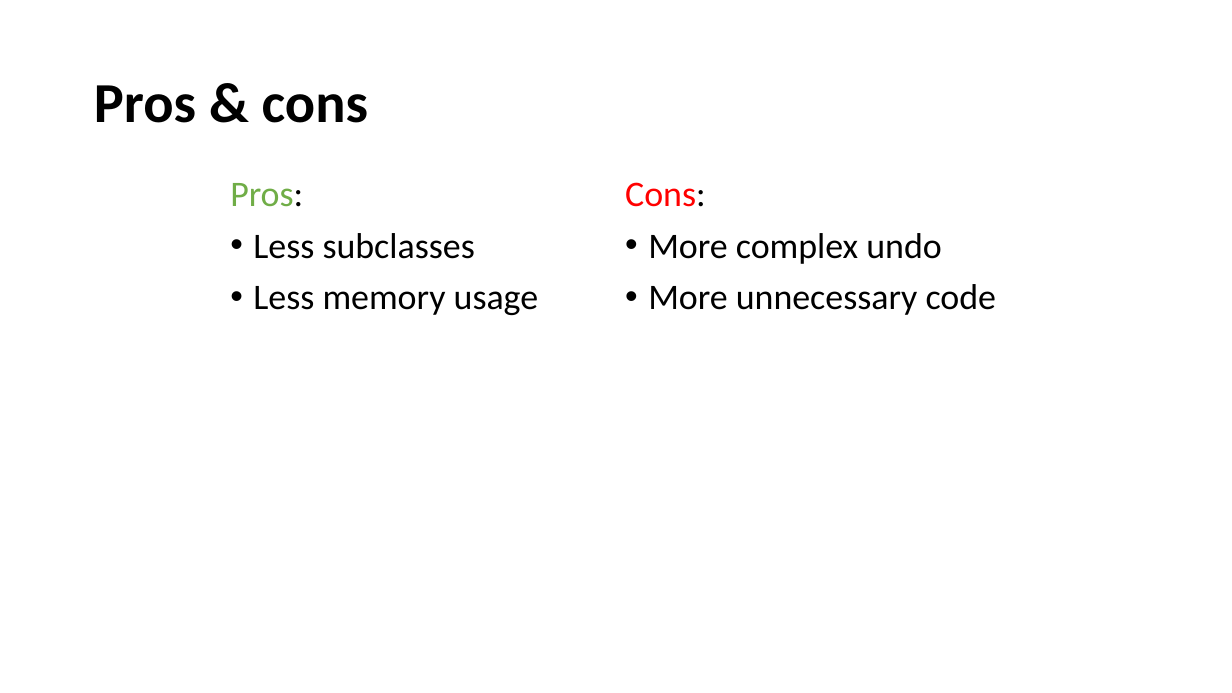
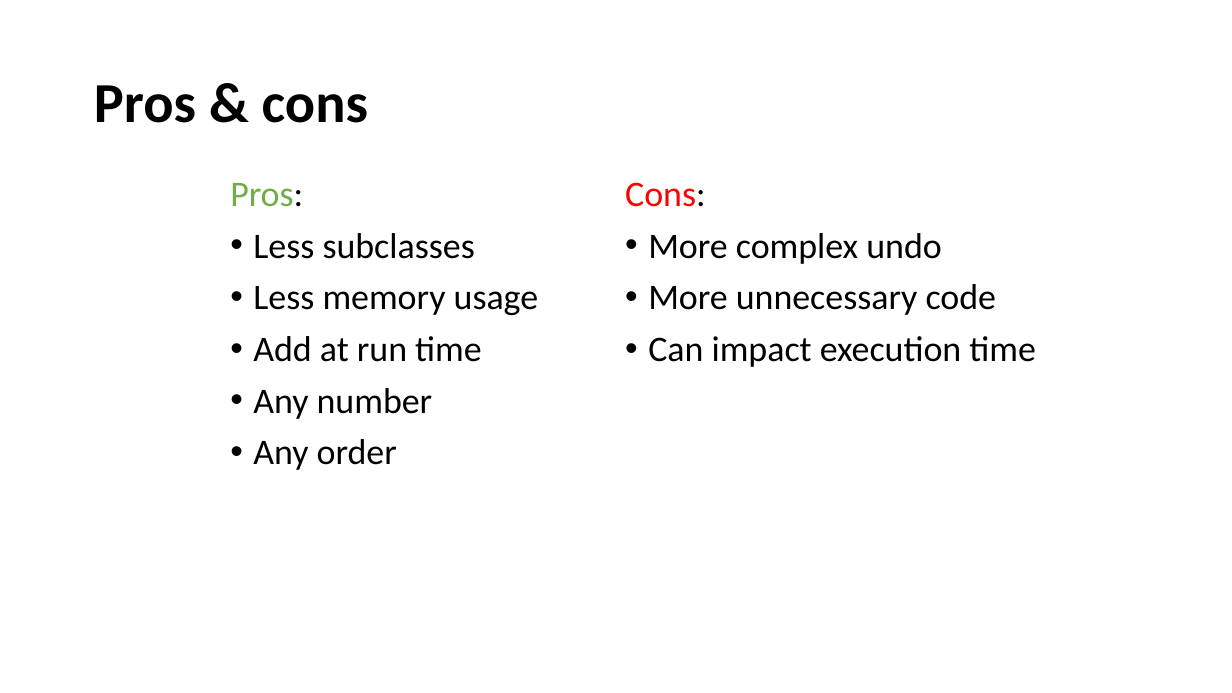
Before and after one commit to DaloonOfDoom/E21SWD_Assignment, a slide deck: slide 4 of Slides/The Decorator pattern.pptx. Drawn at 1232x693 pixels with LibreOffice and Linux fonts; fonts in the diff are those of the drawing. Boxes give left, top, right and bottom in pixels: in the first picture for what was removed or moved away, otherwise in the second. Text is boxed around its words. In the diff, an @@ line names an element or a change of style, - is before the commit and + after.

```diff
--- a/Slides/The Decorator pattern.pptx
+++ b/Slides/The Decorator pattern.pptx
@@ text at [253,336,482,470]: paragraphs added @@
+• Add at run time
+• Any number
+• Any order
@@ text at [648,336,1036,367]: paragraph added @@
+• Can impact execution time
```
Also in this commit, not shown: 1 other slide changed, 1 slide added, 1 slide removed.
